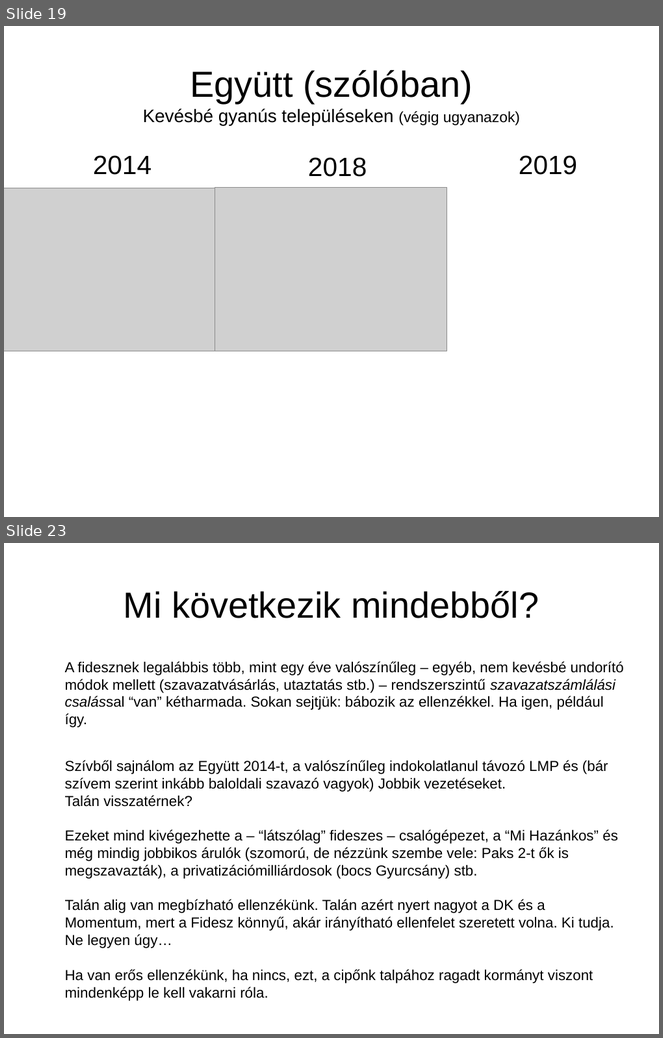
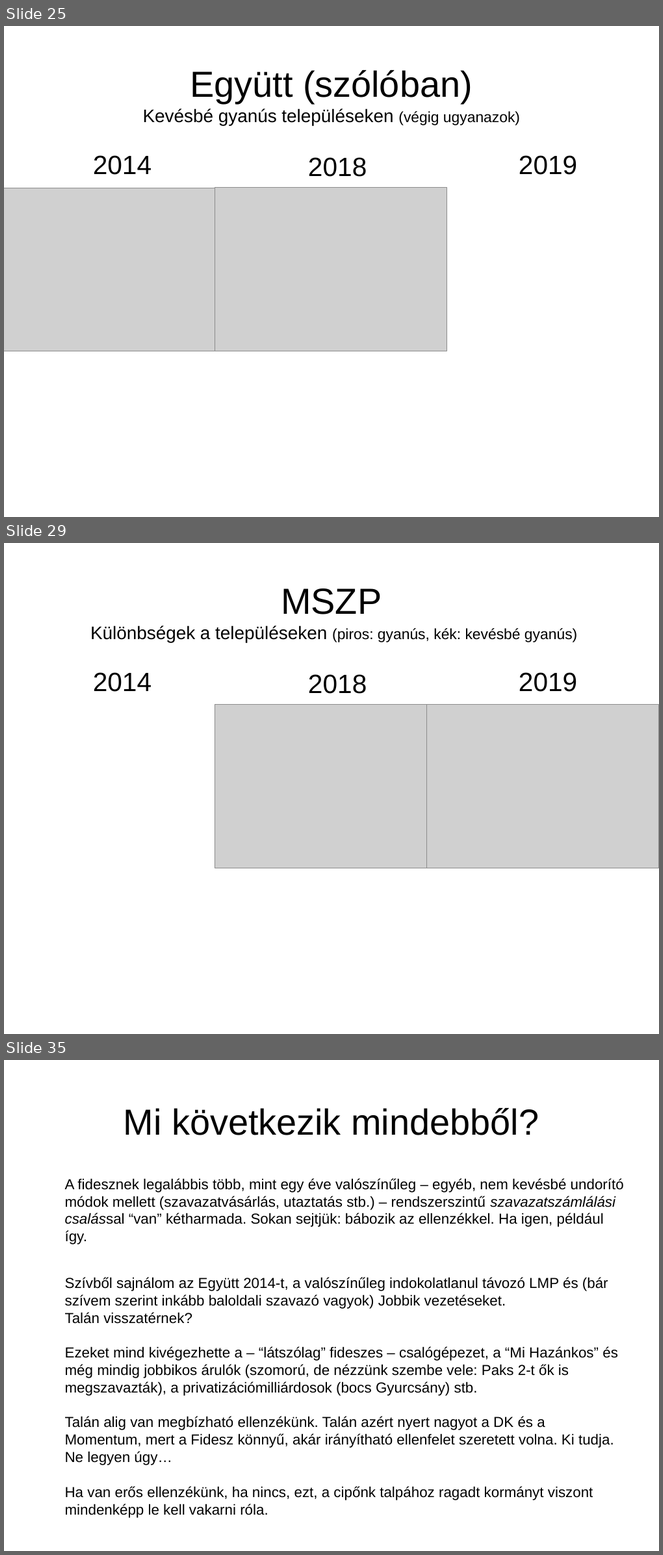
Before and after one commit to brezniczky/ep_elections_2019_hun, a slide deck: slides/hun/slides.odp. Shown one above the other, each under a label of ours: slides 19 and 23 before the commit, slides 25, 29 and 35 after it; the slides between them are not shown. The pictures are 663x1038 and 663x1555 pixels, drawn with LibreOffice and Linux fonts; fonts in the diff are those of the drawing; grey boxes stand for pictures. Boxes give left, top, right and bottom in pixels: in the first picture for what was removed or moved away, otherwise in the second. Text is boxed around its words. In the diff, an @@ line names an element or a change of style, - is before the commit and + after.

```diff
--- a/slides/hun/slides.odp
+++ b/slides/hun/slides.odp
@@ slide 29 added at (4,543,659,1034), background #FFFFFF @@
@@ title added at (90,589,577,642), 18 pt, text #000000 @@
+MSZP
+Különbségek a településeken (piros: gyanús, kék: kevésbé gyanús)
@@ text added at (93,672,152,692), 32 pt, text #000000 @@
+2014
@@ text added at (308,674,367,694), 32 pt, text #000000 @@
+2018
@@ text added at (519,672,577,692), 32 pt, text #000000 @@
+2019
@@ picture added at (215,705,447,868) @@
@@ picture added at (427,705,659,868) @@
@@ what was slide 19 is now slide 25 @@
@@ what was slide 23 is now slide 35 @@
```
Also in this commit, not shown: 6 slides changed, 13 other slides added, 2 slides removed, 2 other files.
